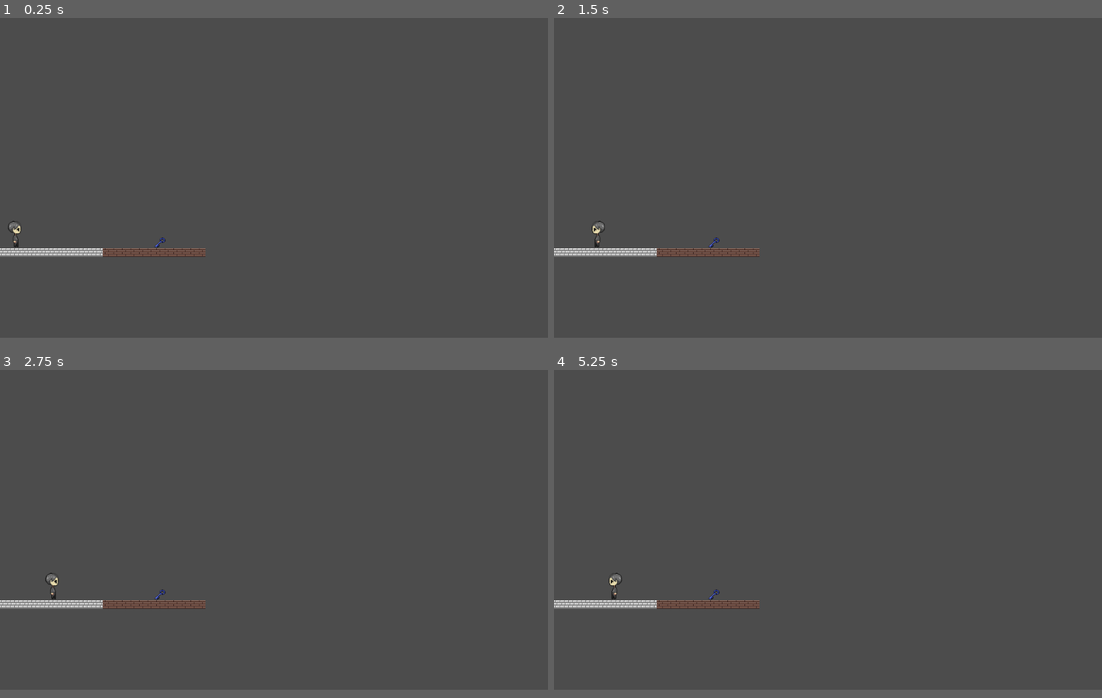
Above: before the commit, frames 1-4 (two rows, left to right).
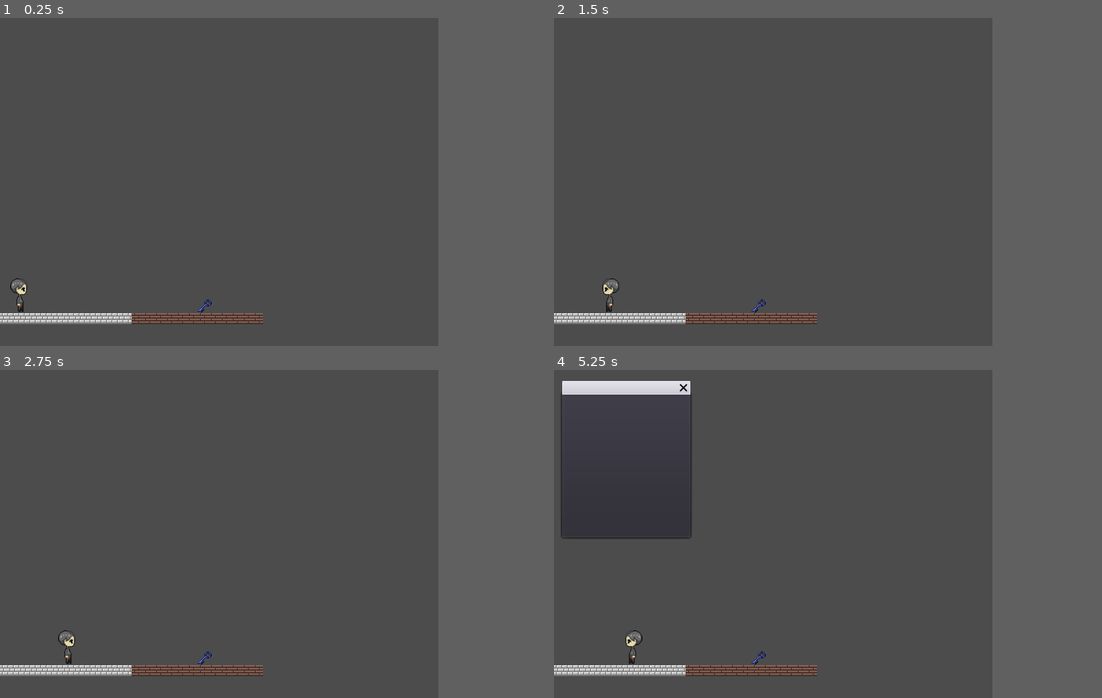
Above: after the commit, the same moments.

Repository: bkuon/Reverie
Game: Godot game, scene res://world.tscn
Two runs of this game, one before a commit and one after it. Both use one fixed random seed, a clock stepped at 60 frames per second and the inputs below.
Inputs:
- Up to frame 1 (0.25 s): no input
- Up to frame 2 (1.5 s): tap Enter at 0.5 s; hold Right (ui_right) 0.53-1.28 s; tap Z at 0.6, 1.35 s; hold Left (ui_left) from 1.28 s (still down)
- Up to frame 3 (2.75 s): release Left (ui_left) at 2.03 s; hold Right (ui_right) from 2.03 s (still down); tap Z at 2.1 s
- Up to frame 4 (5.25 s): tap Z every 0.75 s from 2.85 to 5.1 s; release Right (ui_right) at 3.53 s; hold Left (ui_left) from 3.53 s (still down); tap X (pause) at 4.15 s; tap Space at 5 s
In our replay, the window is 800x468 before the commit and 640x480 after it. These sizes can differ from the game's own. Grey fills any space a smaller window leaves; there, only what the larger window draws over its background counts as a difference.

The runs differ from the first frame. In frame 1, 2.6% of the frame differs, in the area x 0-48%, y 61-94%; in frame 2, 2.6%; in frame 3, 2.6%; in frame 4, 6.7%, in the area x 0-48%, y 3-94%.

Commit message:
Popup menu will close and open when user presses x ~ Luna

Diff:
--- a/Globals.gd
+++ b/Globals.gd
@@ -1,8 +1,6 @@
 extends Node
 
-# Declare member variables here. Examples:
-# var a = 2
-# var b = "text"
+# Declare member variables here.
 const POPUP_SCENE = preload("res://pausePopup.tscn")
 const WORLD_PATH = "res://world.tscn"
 
@@ -11,28 +9,17 @@
 
 # Called when the node enters the scene tree for the first time.
 func _ready():
-	canvas_layer = CanvasLayer.new()
-	add_child(canvas_layer)
+    canvas_layer = CanvasLayer.new()
+    add_child(canvas_layer)
 
+func _input(event):
+	if Input.is_action_pressed("pause"):
 
-func load_new_scene(new_scene_path):
-     get_tree().change_scene(new_scene_path)
+		if popup==null:
+			popup = POPUP_SCENE.instance()
+			canvas_layer.add_child(popup)
+			popup.show()
 
-func _process(delta):
-	if Input.is_action_just_pressed("pause"):
-		popup_closed()
-		print("hold on")
-		popup = POPUP_SCENE.instance()
-
-		canvas_layer.add_child(popup)
-		popup.popup()
-		get_tree().paused = true
-
-
-
-func popup_closed():
-    get_tree().paused = false
-
-    if popup != null:
-        popup.queue_free()
-        popup = null
+		elif Input.is_action_pressed("pause") && popup!= null:
+			popup.queue_free()
+			popup=null
--- a/pausePopup.gd
+++ b/pausePopup.gd
@@ -1,14 +1,8 @@
 extends WindowDialog
 
-# Declare member variables here. Examples:
-# var a = 2
-# var b = "text"
+func _ready():
+	get_tree().paused=true
 
-# Called when the node enters the scene tree for the first time.
-func _ready():
-	if Input.is_action_just_pressed("pause")&& Globals.popup!=null:
-		print("If you love me let me go")
-
-# Called every frame. 'delta' is the elapsed time since the previous frame.
-#func _process(delta):
-#	pass
+func _input(event):
+	if event.is_action_pressed("pause"):
+		get_tree().paused=false
--- a/project.godot
+++ b/project.godot
@@ -23,6 +23,13 @@
 
 Globals="*res://Globals.gd"
 
+[display]
+
+window/size/width=640
+window/size/height=480
+window/size/resizable=false
+window/per_pixel_transparency/allowed=true
+
 [input]
 
 pause={
--- a/world.tscn
+++ b/world.tscn
@@ -69,7 +69,6 @@
 
 [node name="CollisionShape2D" type="CollisionShape2D" parent="keyObject/bluekey"]
 position = Vector2( 1.55856, 2.81018 )
-scale = Vector2( 1, 1 )
 shape = SubResource( 3 )
 
 [node name="TileMap" type="TileMap" parent="."]
